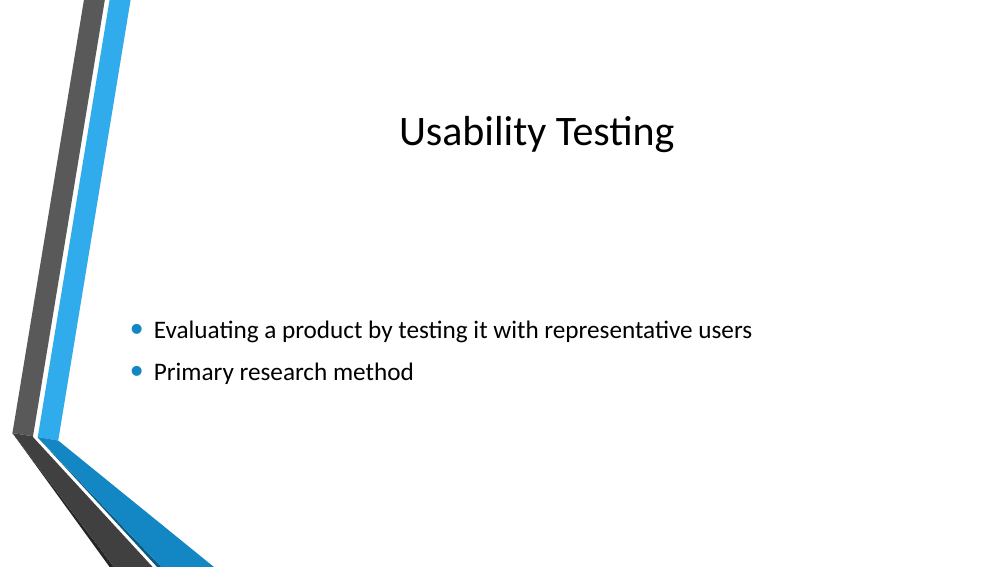
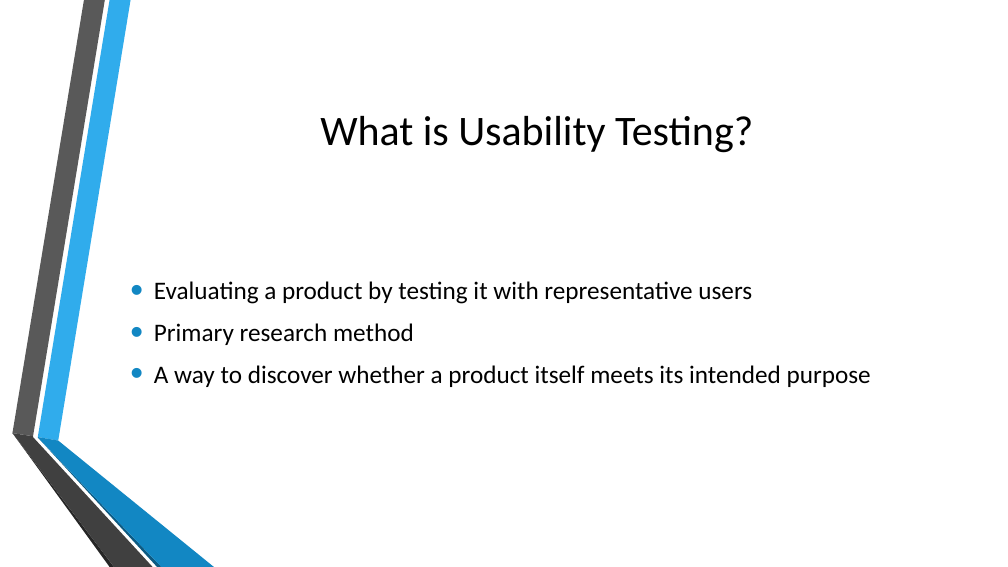
Before and after one commit to doctorlam/tecm4180, a slide deck: slide 3 of readings/usability.pptx. Drawn at 1008x567 pixels with LibreOffice and Linux fonts; fonts in the diff are those of the drawing; background and template pictures are left out. Boxes give left, top, right and bottom in pixels: in the first picture for what was removed or moved away, otherwise in the second. Text is boxed around its words. In the diff, an @@ line names an element or a change of style, - is before the commit and + after.

```diff
--- a/readings/usability.pptx
+++ b/readings/usability.pptx
@@ title at <box>320,116,753,153</box>: text changed @@
-Usability Testing
+What is Usability Testing?
@@ text at <box>154,365,871,387</box>: paragraph added @@
+• A way to discover whether a product itself meets its intended purpose
```
Also in this commit, not shown: 1 other slide changed, 13 slides added, 7 other files.
